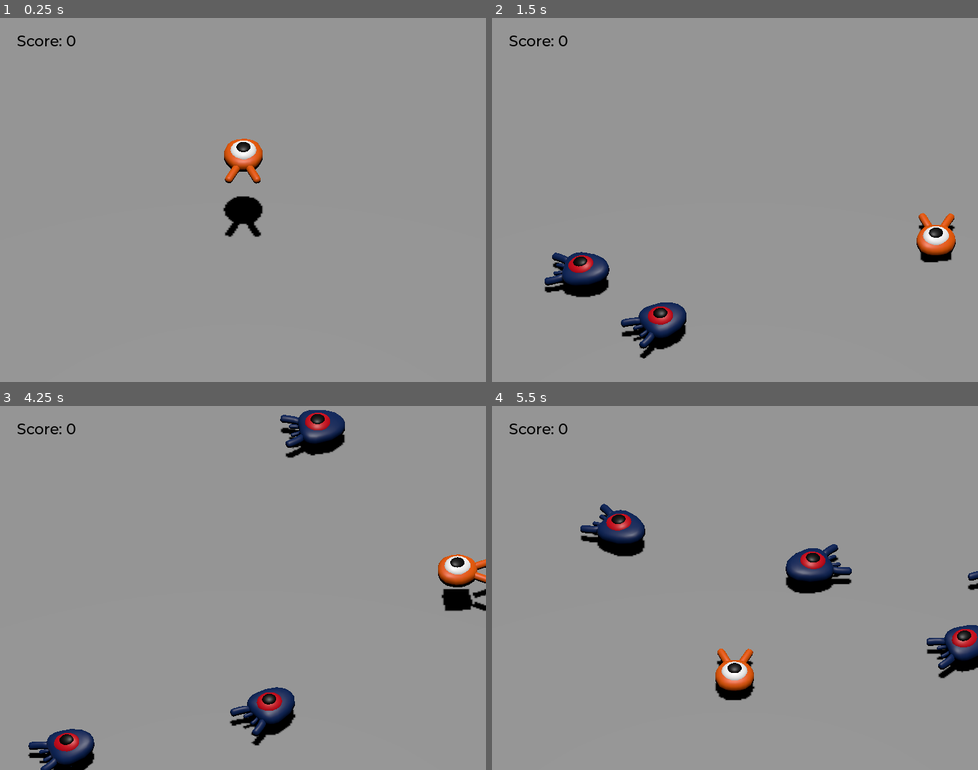
Above: before the commit, frames 1-4 (two rows, left to right).
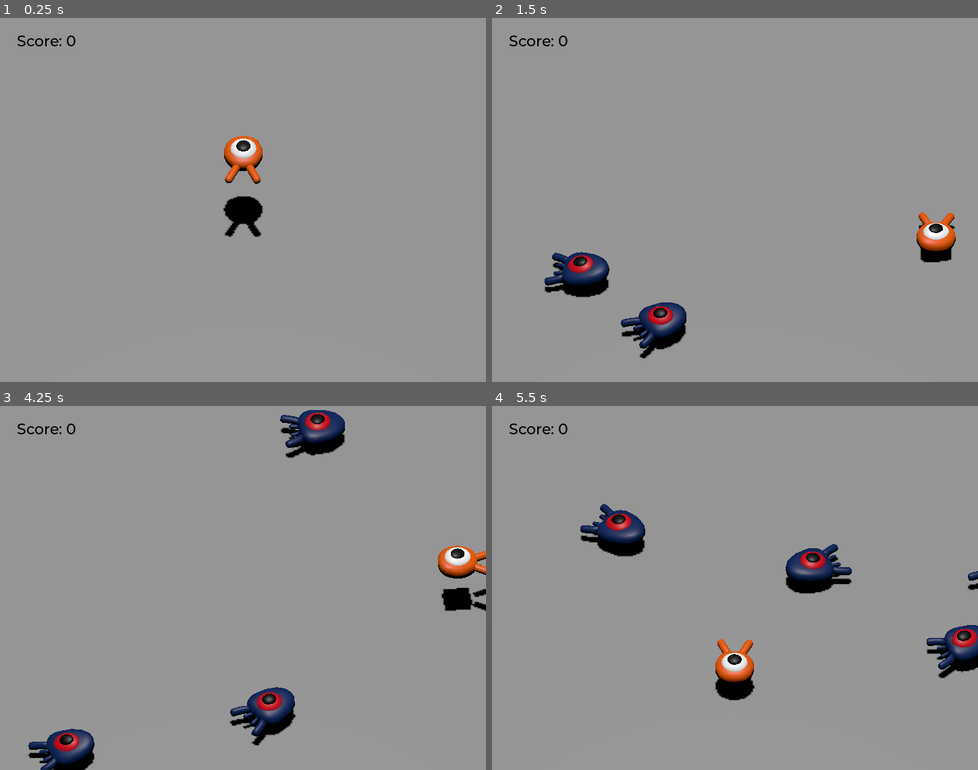
Above: after the commit, the same moments.

Repository: nathanleiby/game1
Game: Godot game, scene res://main.tscn
Two runs of this game, one before a commit and one after it. Both use one fixed random seed, a clock stepped at 60 frames per second and the inputs below.
Inputs:
- Up to frame 1 (0.25 s): no input
- Up to frame 2 (1.5 s): tap Enter (ui_accept) at 0.5 s; hold Right (move_right) 0.53-1.28 s; tap Space (jump) at 0.77 s; hold Down (move_back) from 1.28 s (still down)
- Up to frame 3 (4.25 s): tap Space (jump) at 1.52, 3.02, 3.77 s; release Down (move_back) at 2.03 s; hold Right (move_right) 2.03-2.78 s; hold Up (move_forward) 2.78-3.53 s; hold Left (move_left) from 3.53 s (still down)
- Up to frame 4 (5.5 s): tap Space (jump) at 4.52 s; release Left (move_left) at 5.03 s; hold Down (move_back) from 5.03 s (still down)

The runs differ from the first frame. In frame 1, 0.3% of the frame differs, in the area x 46-55%, y 32-59%; in frame 2, 0.5%; in frame 3, 1.0%, in the area x 90-100%, y 38-57%; in frame 4, 0.8%.

Commit message:
basic player animation

Diff:
--- a/player.tscn
+++ b/player.tscn
@@ -10,6 +10,68 @@
 height = 0.2
 radius = 1.1
 
+[sub_resource type="Animation" id="Animation_x5eqq"]
+resource_name = "float"
+length = 1.2
+loop_mode = 1
+tracks/0/type = "value"
+tracks/0/imported = false
+tracks/0/enabled = true
+tracks/0/path = NodePath("Pivot/Character:position")
+tracks/0/interp = 1
+tracks/0/loop_wrap = true
+tracks/0/keys = {
+"times": PackedFloat32Array(0.2, 0.7, 1.2),
+"transitions": PackedFloat32Array(0.435275, 2.14355, 1),
+"update": 0,
+"values": [Vector3(0, 0, 0), Vector3(2.08165e-12, 0.65, 2.08165e-12), Vector3(2.08165e-12, 0.35, 2.08165e-12)]
+}
+tracks/1/type = "value"
+tracks/1/imported = false
+tracks/1/enabled = true
+tracks/1/path = NodePath("Pivot/Character:rotation")
+tracks/1/interp = 1
+tracks/1/loop_wrap = true
+tracks/1/keys = {
+"times": PackedFloat32Array(0.1, 0.5, 1.2),
+"transitions": PackedFloat32Array(0.435275, 0.435275, 1),
+"update": 0,
+"values": [Vector3(0, 0, 0), Vector3(0.139626, 3.48787e-16, 3.48787e-16), Vector3(-0.15708, 3.48787e-16, 3.48787e-16)]
+}
+
+[sub_resource type="Animation" id="Animation_eigl3"]
+length = 0.001
+tracks/0/type = "value"
+tracks/0/imported = false
+tracks/0/enabled = true
+tracks/0/path = NodePath("Pivot/Character:position")
+tracks/0/interp = 1
+tracks/0/loop_wrap = true
+tracks/0/keys = {
+"times": PackedFloat32Array(0),
+"transitions": PackedFloat32Array(1),
+"update": 0,
+"values": [Vector3(0, 0, 0)]
+}
+tracks/1/type = "value"
+tracks/1/imported = false
+tracks/1/enabled = true
+tracks/1/path = NodePath("Pivot/Character:rotation")
+tracks/1/interp = 1
+tracks/1/loop_wrap = true
+tracks/1/keys = {
+"times": PackedFloat32Array(0),
+"transitions": PackedFloat32Array(1),
+"update": 0,
+"values": [Vector3(0, 0, 0)]
+}
+
+[sub_resource type="AnimationLibrary" id="AnimationLibrary_pvld8"]
+_data = {
+"RESET": SubResource("Animation_eigl3"),
+"float": SubResource("Animation_x5eqq")
+}
+
 [node name="Player" type="CharacterBody3D"]
 transform = Transform3D(1, 0, 0, 0, 1, 0, 0, 0, 1, 0, 0.485567, 0)
 collision_mask = 6
@@ -17,7 +79,7 @@
 
 [node name="Pivot" type="Node3D" parent="."]
 
-[node name="player" parent="Pivot" instance=ExtResource("1_h4hk5")]
+[node name="Character" parent="Pivot" instance=ExtResource("1_h4hk5")]
 
 [node name="CollisionShape3D" type="CollisionShape3D" parent="."]
 shape = SubResource("SphereShape3D_u6lev")
@@ -31,4 +93,10 @@
 transform = Transform3D(1, 0, 0, 0, 1, 0, 0, 0, 1, 0, 0.466247, 0)
 shape = SubResource("CylinderShape3D_jox2h")
 
+[node name="AnimationPlayer" type="AnimationPlayer" parent="."]
+autoplay = "float"
+libraries = {
+"": SubResource("AnimationLibrary_pvld8")
+}
+
 [connection signal="body_entered" from="MobDetector" to="." method="_on_mob_detector_body_entered"]
Not shown: 1 places in player.tscn that only renumber resources
